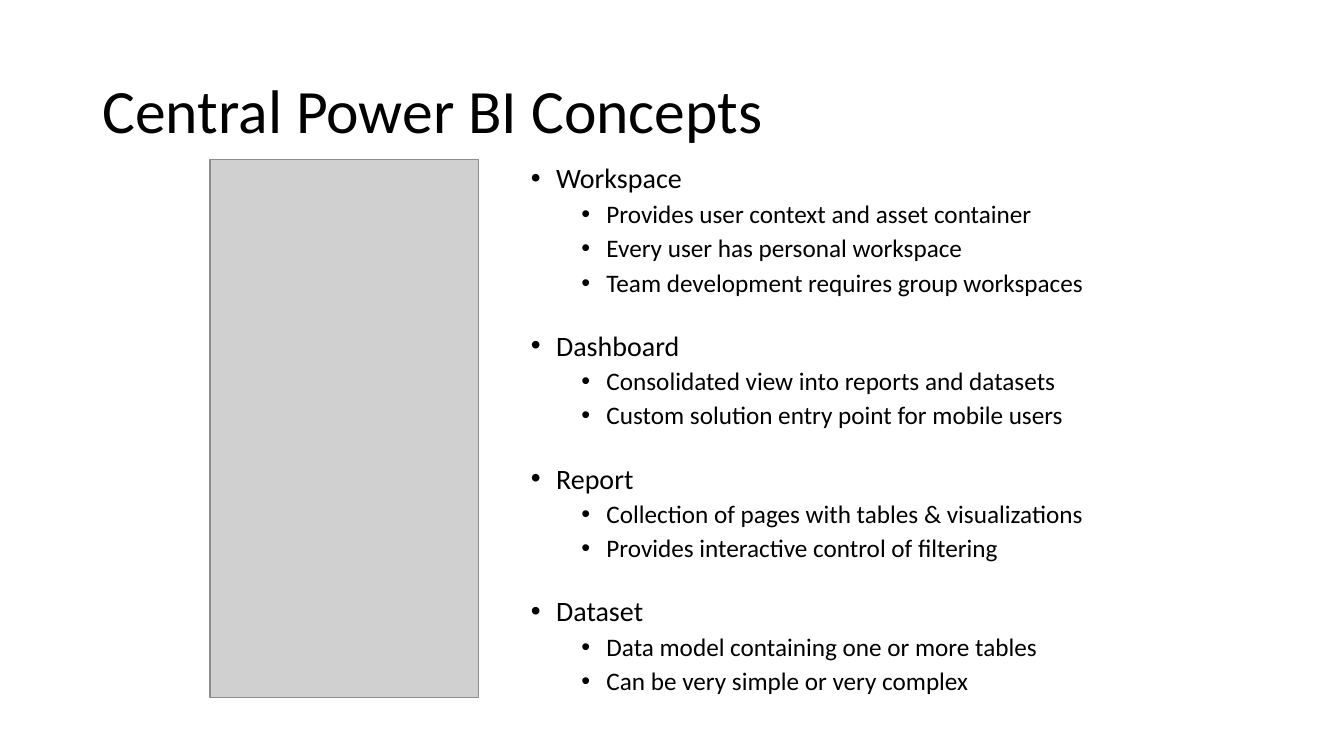
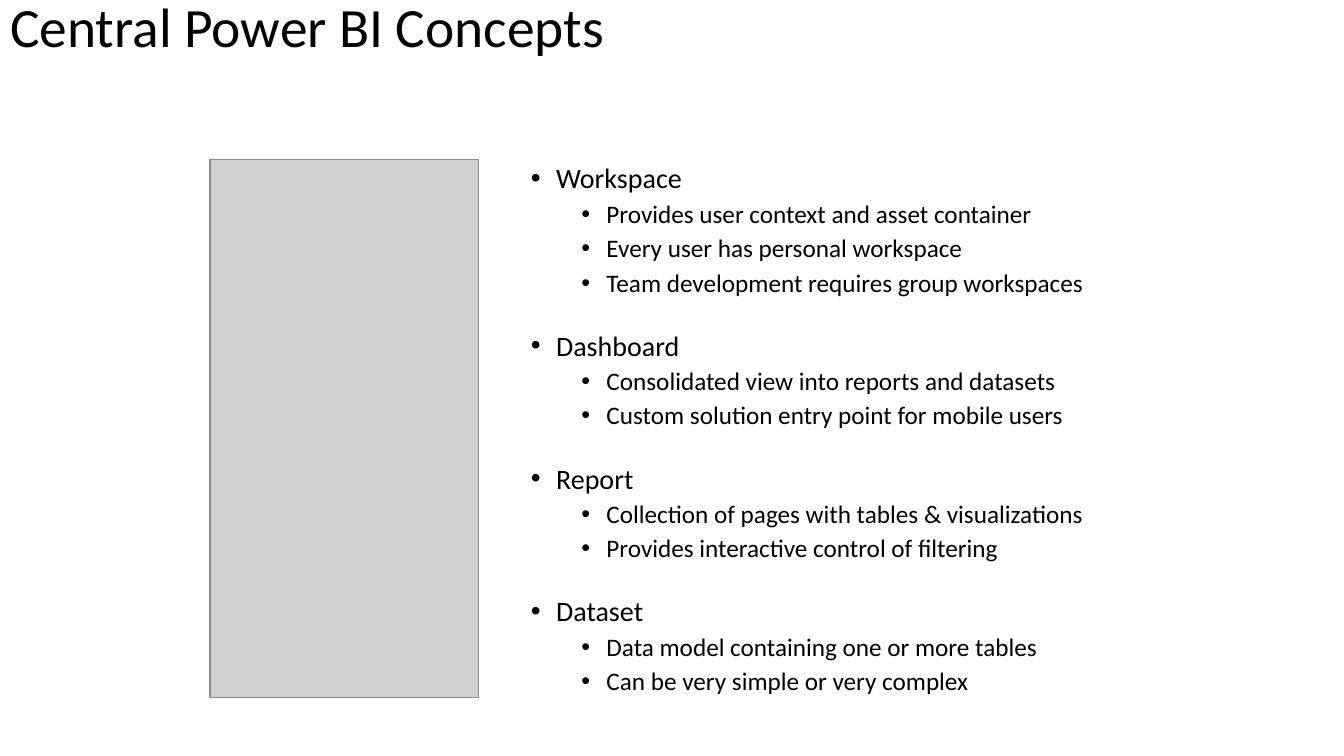
Before and after one commit to solliancenet/precon-synapse-power-bi, a slide deck: slide 2 of Slides/04 - Power BI.pptx. Drawn at 1344x756 pixels with LibreOffice and Linux fonts; fonts in the diff are those of the drawing; grey boxes stand for pictures. Boxes give left, top, right and bottom in pixels: in the first picture for what was removed or moved away, otherwise in the second. Text is boxed around its words. In the diff, an @@ line names an element or a change of style, - is before the commit and + after.

```diff
--- a/Slides/04 - Power BI.pptx
+++ b/Slides/04 - Power BI.pptx
@@ title "Central Power BI Concepts": place and size @@
-title "Central Power BI Concepts" at bbox=[102, 90, 762, 143]
+title "Central Power BI Concepts" at bbox=[10, 8, 604, 56]
@@ title "Central Power BI Concepts" at bbox=[10, 8, 604, 56]: size 44 to 39.6 pt @@
```
Also in this commit, not shown: 46 other slides changed, 10 slides added, 4 slides removed.
